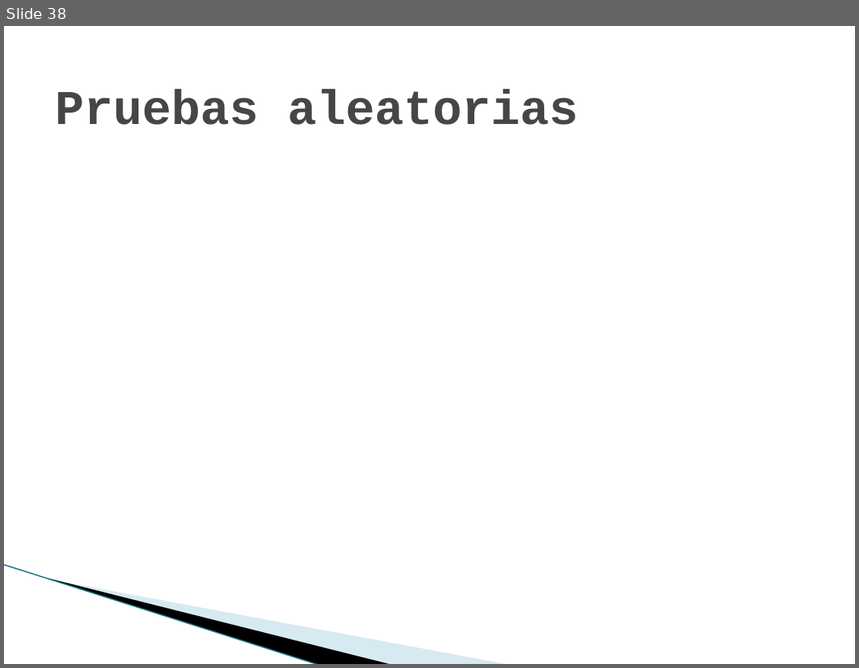
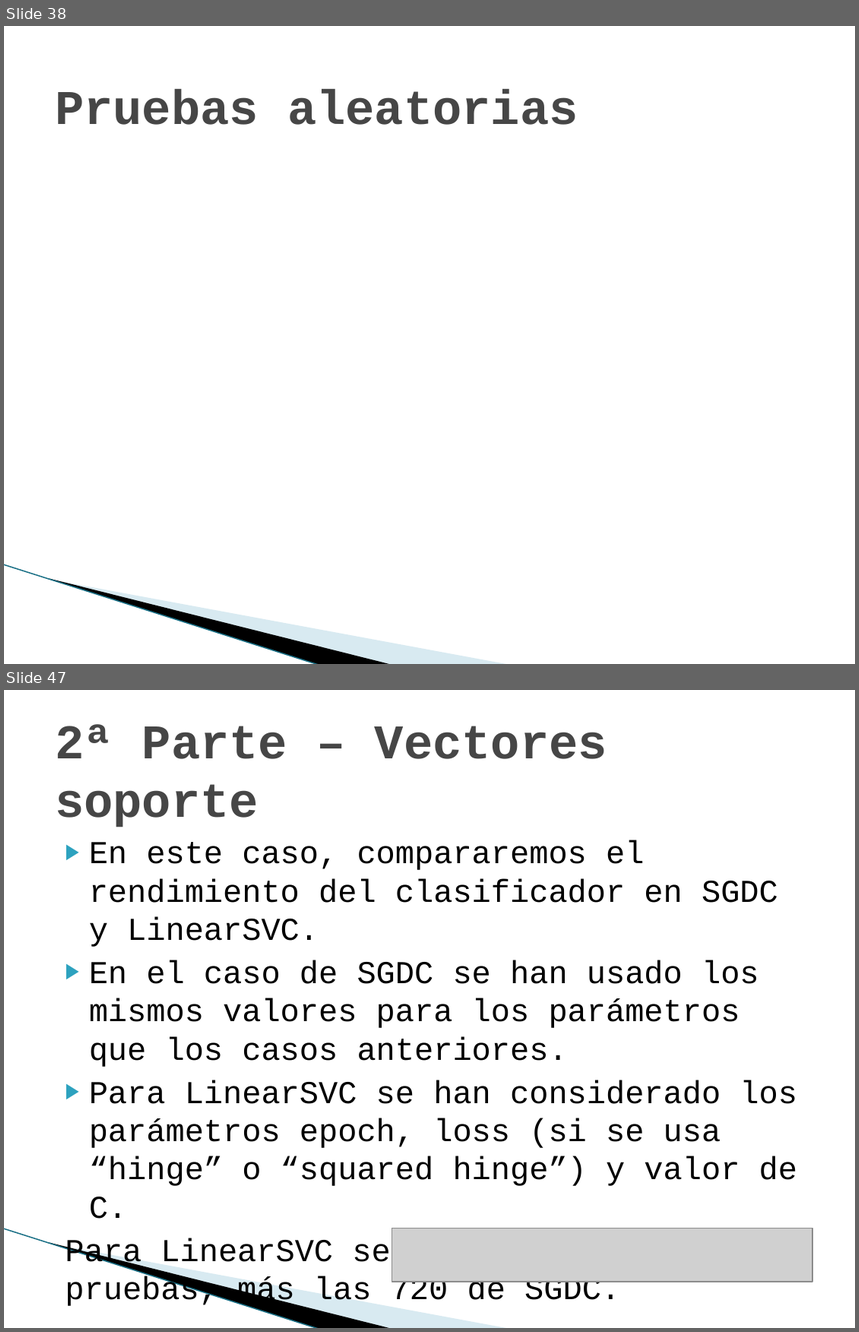
Before and after one commit to joapingut/aia-1718-t3, a slide deck: presentacion3.pptx. Shown one above the other, each under a label of ours: slide 38 before the commit, slides 38 and 47 after it; the slides between them are not shown. The pictures are 859x668 and 859x1332 pixels, drawn with LibreOffice and Linux fonts; fonts in the diff are those of the drawing; grey boxes stand for pictures; background and template pictures are left out. Boxes give left, top, right and bottom in pixels: in the first picture for what was removed or moved away, otherwise in the second. Text is boxed around its words. In the diff, an @@ line names an element or a change of style, - is before the commit and + after.

```diff
--- a/presentacion3.pptx
+++ b/presentacion3.pptx
@@ slide 47 added at <box>4,690,855,1328</box>, background #FFFFFF; not listed: 3 template elements that a slide beside it also shows @@
@@ title added at <box>55,724,607,828</box>, 41 pt, text #464646, bold @@
+2ª Parte – Vectores soporte
@@ text added at <box>65,840,797,1309</box>, 27 pt, text #000000 @@
+▶ En este caso, compararemos el rendimiento del clasificador en SGDC y LinearSVC.
+▶ En el caso de SGDC se han usado los mismos valores para los parámetros que los casos anteriores.
+▶ Para LinearSVC se han considerado los parámetros epoch, loss (si se usa “hinge” o “squared hinge”) y valor de C.
+Para LinearSVC se han realizado 60 pruebas, más las 720 de SGDC.
@@ picture added at <box>392,1228,813,1281</box> @@
```
Also in this commit, not shown: 1 slide changed, 13 other slides added.
